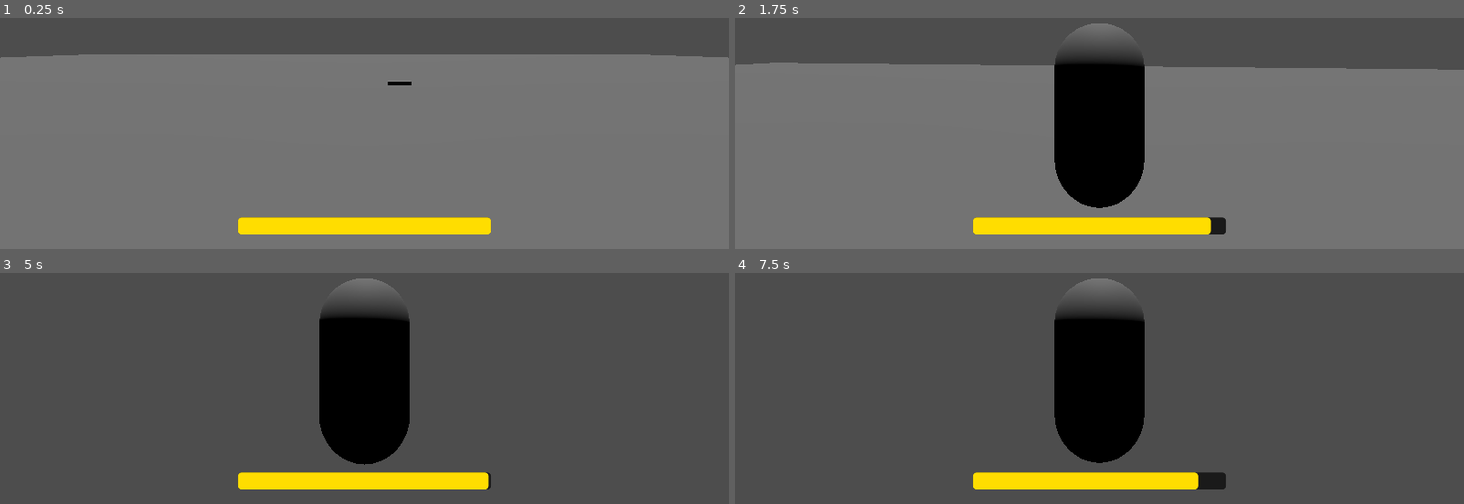
Above: before the commit, frames 1-4 (two rows, left to right).
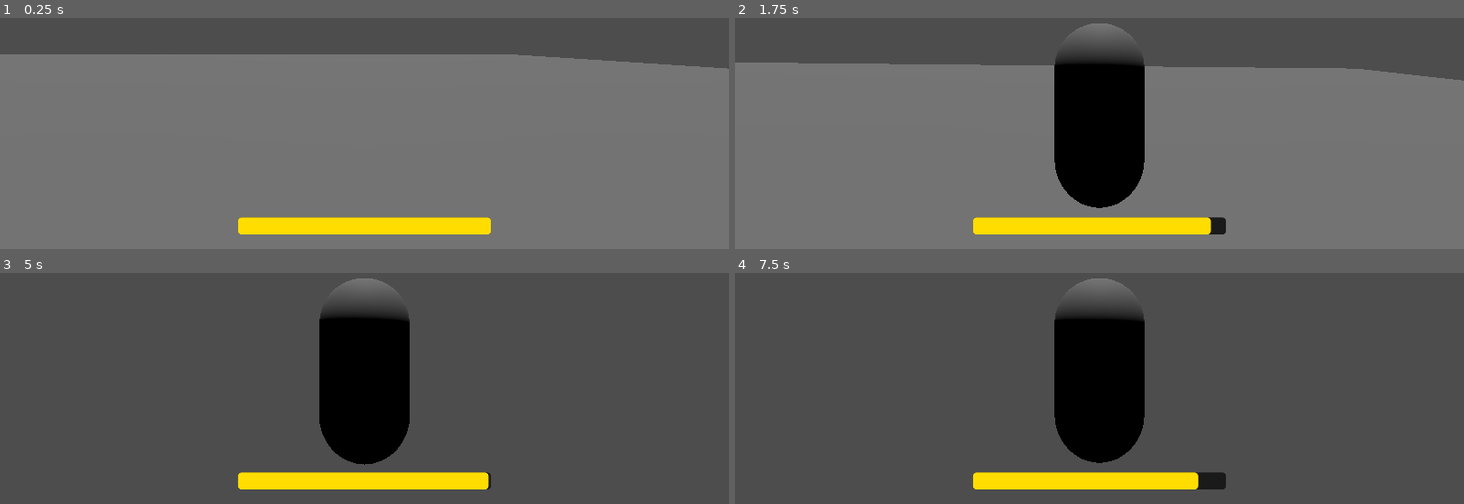
Above: after the commit, the same moments.

Repository: natmar68-cmyk/Rat_Trap
Game: Godot game, scene res://Scenes/Testing scene.tscn
The game is run twice, just before and just after one commit, with the same random seed, the same clock (stepped at 60 frames per second) and the same inputs. This scene is started directly instead of the project's main scene.
Inputs (mouse positions are in pixels of both pictures, inside the frame that each line leads up to):
- Up to frame 1 (0.25 s): no input
- Up to frame 2 (1.75 s): tap Enter at 0.5 s; move the mouse to (1135, 43) at 0.52 s; hold Ctrl (sprint) 0.53-1.28 s; hold W (move_forward) from 0.53 s (still down); tap Space (jump) at 0.77, 1.52 s; move the mouse to (1063, 45) at 1.27 s; tap F (toggle_camera) at 1.35 s
- Up to frame 3 (5 s): keep holding W (move_forward); move the mouse to (379, 293) at 2.02 s; hold Ctrl (sprint) 2.03-2.78 s; move the mouse to (357, 305) at 2.77 s; tap F (toggle_camera) at 2.85, 4.35 s; tap Space (jump) at 3.02, 3.77, 4.52 s; move the mouse to (415, 305) at 3.52 s; hold Ctrl (sprint) 3.53-4.28 s; move the mouse to (306, 293) at 4.27 s
- Up to frame 4 (7.5 s): move the mouse to (1106, 300) at 5.02 s; hold Ctrl (sprint) 5.03-5.78 s; move the mouse to (1070, 291) at 5.77 s; release W (move_forward) at 5.78 s; hold D (move_right) 5.78-6.53 s; tap F (toggle_camera) at 5.85, 7.35 s; tap Space (jump) at 6.02, 6.77 s; move the mouse to (1135, 298) at 6.52 s; hold Ctrl (sprint) 6.53-7.28 s; hold W (move_forward) from 6.53 s (still down); move the mouse to (1063, 300) at 7.27 s

The runs differ from the first frame. In frame 1, 1.0% of the frame differs, in the area x 0-100%, y 15-30%; in frame 2, 0.4%; in frame 3, less than 0.1%; in frame 4, less than 0.1%.

Commit message:
Imported cat model, but no animation yet

Diff:
--- a/Scenes/Enemy.tscn
+++ b/Scenes/Enemy.tscn
@@ -1,10 +1,9 @@
 [gd_scene format=3 uid="uid://cjw38vn4j6tb4"]
 
 [ext_resource type="Script" uid="uid://qht6hdf704tm" path="res://Scripts/Enemy.gd" id="1_m1htj"]
+[ext_resource type="ArrayMesh" uid="uid://dmxxhv731hs3k" path="res://Assets/Cat_v1_L3.123cb1b1943a-2f48-4e44-8f71-6bbe19a3ab64/Cat_v1_L3.123cb1b1943a-2f48-4e44-8f71-6bbe19a3ab64/12221_Cat_v1_l3.obj" id="2_wovta"]
 
 [sub_resource type="CapsuleShape3D" id="CapsuleShape3D_7fd37"]
-
-[sub_resource type="CapsuleMesh" id="CapsuleMesh_m1htj"]
 
 [node name="Enemy" type="CharacterBody3D" unique_id=951616777]
 transform = Transform3D(4, 0, 0, 0, 4, 0, 0, 0, 4, 0, 0, 0)
@@ -16,5 +15,5 @@
 [node name="NavigationAgent3D" type="NavigationAgent3D" parent="." unique_id=807676611]
 
 [node name="MeshInstance3D" type="MeshInstance3D" parent="." unique_id=479191993]
-transform = Transform3D(4, 0, 0, 0, 4, 0, 0, 0, 4, 0, 0, 0)
-mesh = SubResource("CapsuleMesh_m1htj")
+transform = Transform3D(-0.19977798, 0.009421308, 7.642742e-16, -4.118177e-10, -8.732573e-09, 0.2, 0.009421308, 0.19977798, 8.742278e-09, 0, 0, 0)
+mesh = ExtResource("2_wovta")
--- a/Scenes/Testing scene.tscn
+++ b/Scenes/Testing scene.tscn
@@ -29,10 +29,10 @@
 sky_mode = 1
 
 [node name="Player" parent="." unique_id=757251869 groups=["Player"] instance=ExtResource("1_5dop0")]
-transform = Transform3D(1, 0, 0, 0, 1, 0, 0, 0, 1, 0, 2, 0)
+transform = Transform3D(1, 0, 0, 0, 1, 0, 0, 0, 1, 23.12624, 2, 0)
 
 [node name="Enemy" parent="." unique_id=951616777 groups=["enemy"] instance=ExtResource("2_vntp2")]
-transform = Transform3D(1, 0, 0, 0, 1, 0, 0, 0, 1, 0.9190903, 4.289788, 10.825661)
+transform = Transform3D(1, 0, 0, 0, 1, 0, 0, 0, 1, 0.9190903, 10.096968, 10.825661)
 
 [node name="NavigationRegion3D" type="NavigationRegion3D" parent="." unique_id=1029260790]
 navigation_mesh = SubResource("NavigationMesh_vntp2")
Not shown, added: Assets/Cat_v1_L3.123cb1b1943a-2f48-4e44-8f71-6bbe19a3ab64/Cat_v1_L3.123cb1b1943a-2f48-4e44-8f71-6bbe19a3ab64/12221_Cat_v1_l3.mtl
Not shown, added: Assets/Cat_v1_L3.123cb1b1943a-2f48-4e44-8f71-6bbe19a3ab64/Cat_v1_L3.123cb1b1943a-2f48-4e44-8f71-6bbe19a3ab64/12221_Cat_v1_l3.obj
Not shown, added: Assets/Cat_v1_L3.123cb1b1943a-2f48-4e44-8f71-6bbe19a3ab64/Cat_v1_L3.123cb1b1943a-2f48-4e44-8f71-6bbe19a3ab64/12221_Cat_v1_l3.obj.import
Binary file added: Assets/Cat_v1_L3.123cb1b1943a-2f48-4e44-8f71-6bbe19a3ab64/Cat_v1_L3.123cb1b1943a-2f48-4e44-8f71-6bbe19a3ab64/Cat_bump.jpg
Not shown, added: Assets/Cat_v1_L3.123cb1b1943a-2f48-4e44-8f71-6bbe19a3ab64/Cat_v1_L3.123cb1b1943a-2f48-4e44-8f71-6bbe19a3ab64/Cat_bump.jpg.import
Binary file added: Assets/Cat_v1_L3.123cb1b1943a-2f48-4e44-8f71-6bbe19a3ab64/Cat_v1_L3.123cb1b1943a-2f48-4e44-8f71-6bbe19a3ab64/Cat_diffuse.jpg
Not shown, added: Assets/Cat_v1_L3.123cb1b1943a-2f48-4e44-8f71-6bbe19a3ab64/Cat_v1_L3.123cb1b1943a-2f48-4e44-8f71-6bbe19a3ab64/Cat_diffuse.jpg.import
Not shown, added: Assets/Cat_v1_L3.123cb1b1943a-2f48-4e44-8f71-6bbe19a3ab64.zip
